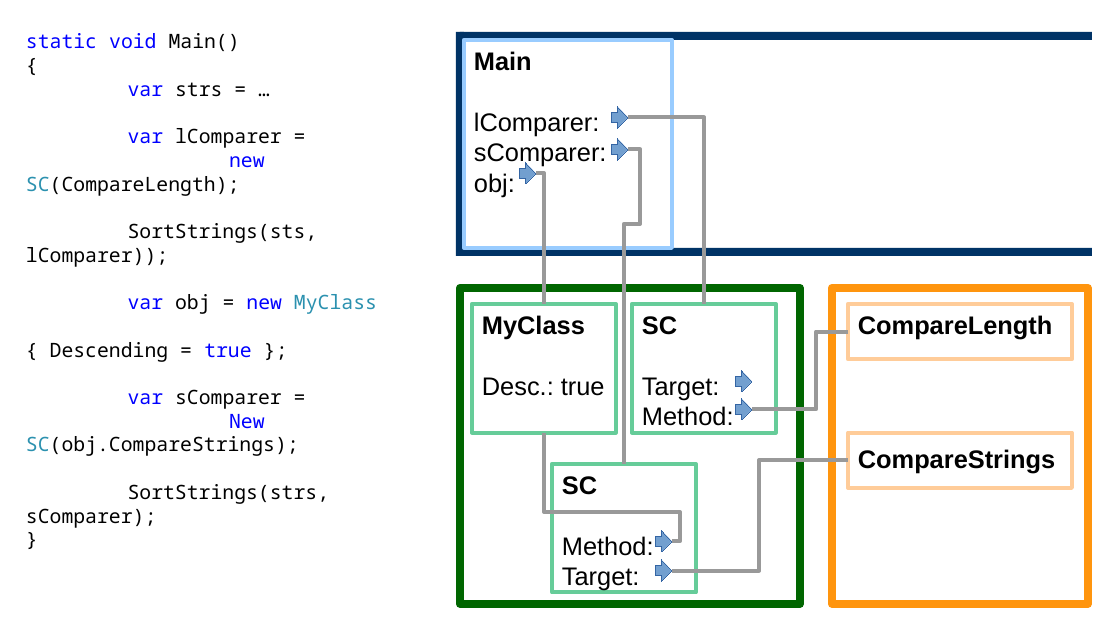
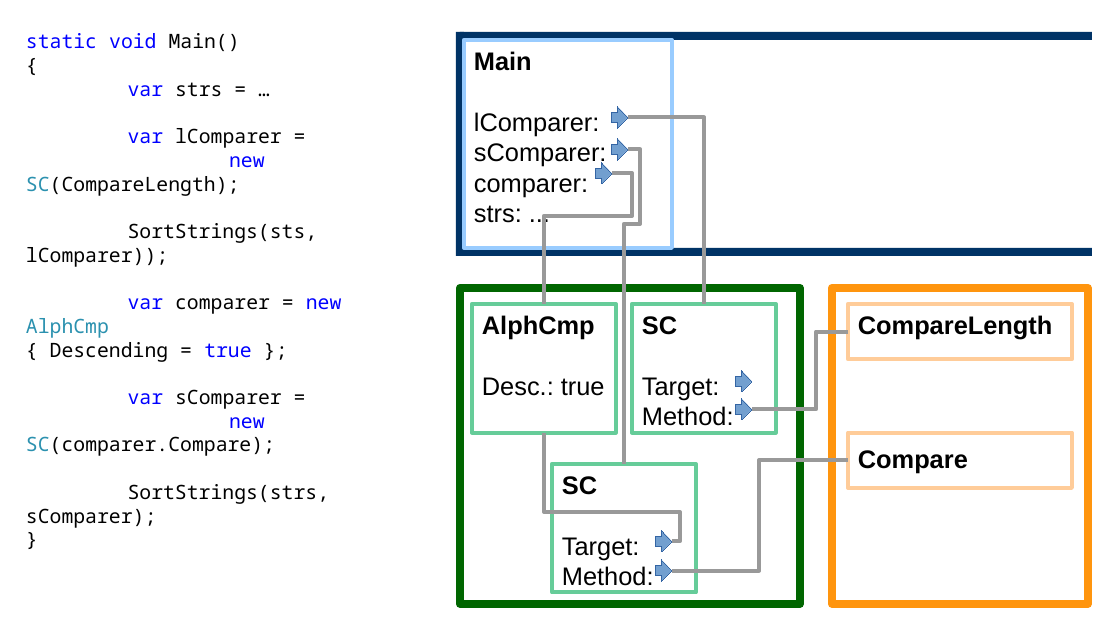
Before and after one commit to okulovsky/BasicProgramming, a slide deck: slide 1 of CS/Lecture17/S04 - Карта памяти.odp. Drawn at 1120x630 pixels with LibreOffice and Linux fonts; fonts in the diff are those of the drawing. Boxes give left, top, right and bottom in pixels: in the first picture for what was removed or moved away, otherwise in the second. Text is boxed around its words. In the diff, an @@ line names an element or a change of style, - is before the commit and + after.

```diff
--- a/CS/Lecture17/S04 - Карта памяти.odp
+++ b/CS/Lecture17/S04 - Карта памяти.odp
@@ text at (474,178,588,223): text changed @@
-obj:
+comparer:
+strs: ...
@@ elbow line moved from (537, 174) - (544, 304) to (612, 174) - (544, 304) @@
@@ right arrow: place and size @@
-right arrow at (520,163,537,184)
+right arrow at (597,163,613,184)
@@ text at (26,298,342,362): text changed @@
-var obj = new MyClass { Descending = true };
+var comparer = new AlphCmp { Descending = true };
@@ text at (482,315,595,339): text changed @@
-MyClass
+AlphCmp
@@ text at (26,417,275,456): text changed @@
-New SC(obj.CompareStrings);
+new SC(comparer.Compare);
@@ text at (858,450,968,473): text changed @@
-CompareStrings
+Compare
@@ text at (562,537,640,560): paragraph added @@
+Target:
@@ text at (562,567,640,591): paragraph removed @@
-Target:
```
Also in this commit, not shown: 3 other files.
